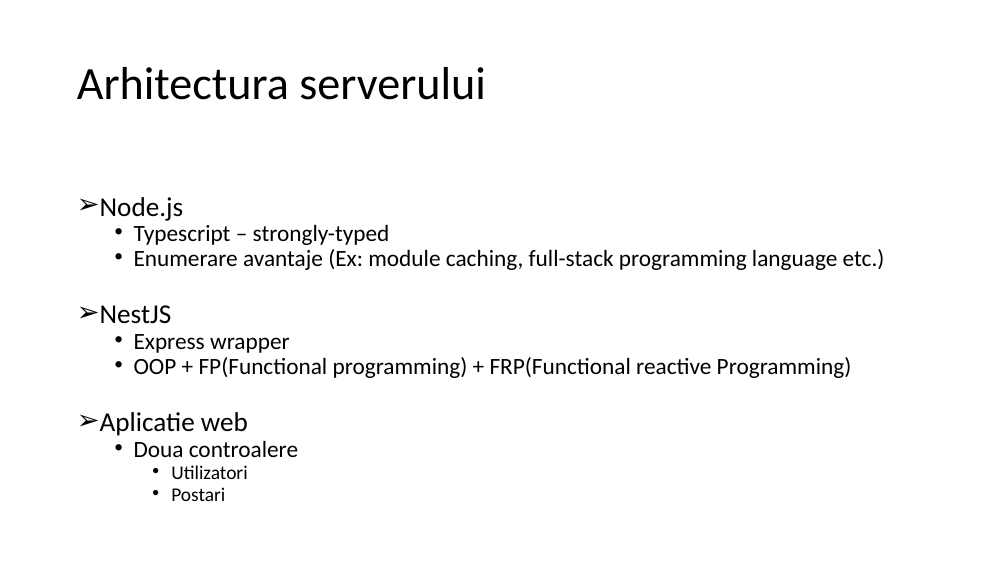
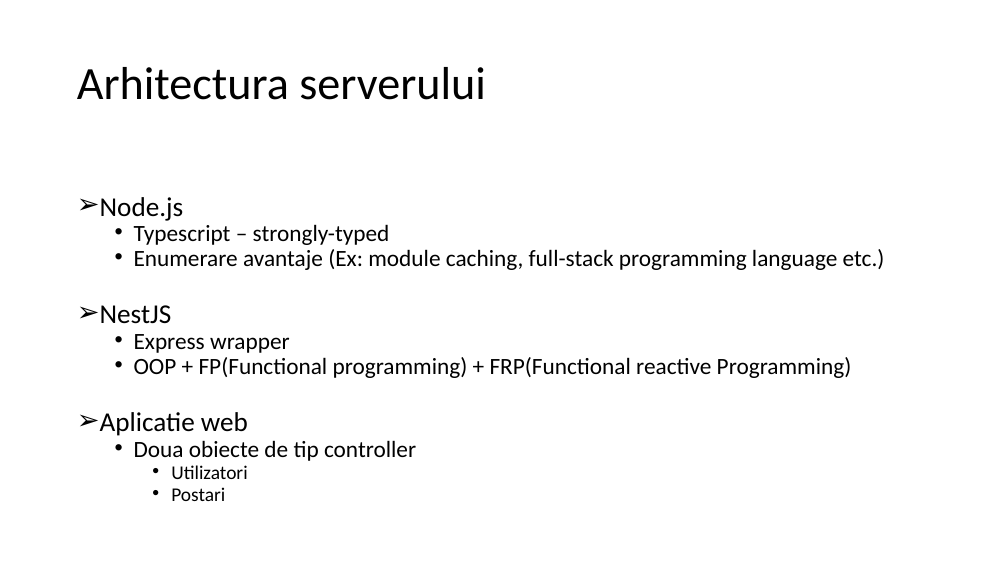
Before and after one commit to CristianAndrei/RCruncher, a slide deck: slide 5 of Licenta2019UrsuCristian-Andrei/RCruncher.pptx. Drawn at 1008x567 pixels with LibreOffice and Linux fonts; fonts in the diff are those of the drawing. Boxes give left, top, right and bottom in pixels: in the first picture for what was removed or moved away, otherwise in the second. Text is boxed around its words. In the diff, an @@ line names an element or a change of style, - is before the commit and + after.

```diff
--- a/Licenta2019UrsuCristian-Andrei/RCruncher.pptx
+++ b/Licenta2019UrsuCristian-Andrei/RCruncher.pptx
@@ text at box(134, 440, 416, 461): text changed @@
-  • Doua controalere
+  • Doua obiecte de tip controller
```
Also in this commit, not shown: 4 other slides changed, 1 slide added, 7 other files.
